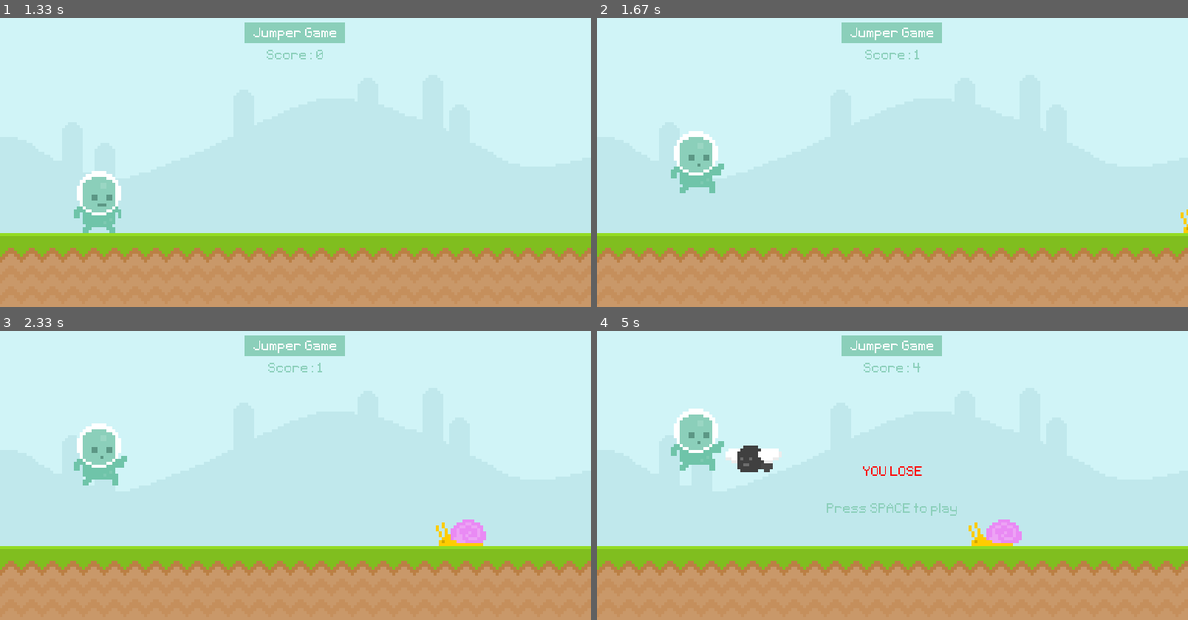
Above: before the commit, frames 1-4 (two rows, left to right).
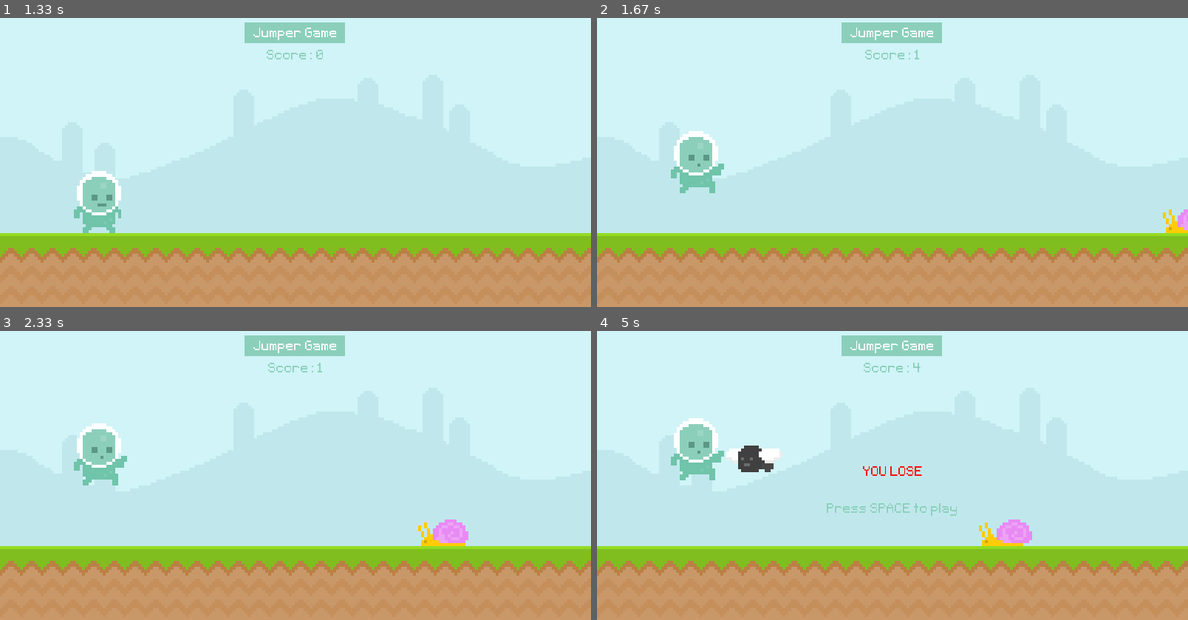
Above: after the commit, the same moments.

Repository: Louisc10/pygame
Game: pygame game, started from tutorial/FirstGame.py
Same seed, same stepped clock (60 frames per second), same inputs: the game is played once before the commit and once after it.
Inputs:
- Up to frame 1 (1.33 s): tap Space at 0.33, 1.23 s
- Up to frame 2 (1.67 s): tap Space at 1.53 s
- Up to frame 3 (2.33 s): tap Space at 2.23 s
- Up to frame 4 (5 s): tap Space at 2.53, 2.8, 3.57, 3.97, 4.27, 4.63 s

Frame 1 is identical in both runs. In frame 2, 0.2% of the frame differs, in the area x 95-100%, y 66-75%; in frame 3, 0.7%; in frame 4, 1.7%, in the area x 12-74%, y 26-75%.

Commit message:
feat: add music to the game and add more background

Diff:
--- a/tutorial/FirstGame.py
+++ b/tutorial/FirstGame.py
@@ -4,6 +4,8 @@
 
 SCREEN_WIDTH = 800
 SCREEN_HEIGHT = 400
+SKY_WIDTH = 800
+SKY_HEIGHT = 300
 GROUND_POS_Y = 300
 FLY_POS_Y = 200
 PLAYER_POS_X = 100
@@ -12,6 +14,7 @@
 GRAVITY = 0.3
 JUMP_HEIGHT = 30
 PRIMARY_COLOR = '#8bcfba'
+LEVEL_CHANGE = 100
 
 class Player(pygame.sprite.Sprite):
     def __init__(self):
@@ -26,11 +29,15 @@
         self.rect = self.image.get_rect(bottomleft = (PLAYER_POS_X, GROUND_POS_Y))
         self.gravity = 0
 
+        self.jump_sound = pygame.mixer.Sound('./tutorial/assets/audios/jump.mp3')
+        self.jump_sound.set_volume(0.2)
+
     def player_input(self):
         keys = pygame.key.get_pressed()
         if keys[pygame.K_SPACE] and self.rect.bottom == GROUND_POS_Y:
             print('jump')
             self.gravity -= GRAVITY * JUMP_HEIGHT
+            self.jump_sound.play()
 
     def apply_gravity(self):
         self.gravity += GRAVITY
@@ -74,7 +81,7 @@
         self.index = 0
         self.type = type
         self.image = self.frame[self.index]
-        self.rect = self.image.get_rect(bottomleft = (randint(SCREEN_WIDTH, SCREEN_WIDTH+200), pos_y))
+        self.rect = self.image.get_rect(bottomleft = (randint(SCREEN_WIDTH, SCREEN_WIDTH+150), pos_y))
 
     def movement(self):
         self.rect.x -= OBSTACLE_SPEED
@@ -94,13 +101,50 @@
         if(self.rect.right < 0):
             self.kill()
 
+class Sky (pygame.sprite.Sprite):
+    def __init__(self):
+        super().__init__()
+        sky1_surface = pygame.image.load('./tutorial/assets/images/sky_1.png').convert()
+        sky2_surface = pygame.image.load('./tutorial/assets/images/sky_2.png').convert()
+        sky3_surface = pygame.image.load('./tutorial/assets/images/sky_3.png').convert()
+        self.frame = [sky1_surface, sky2_surface, sky3_surface]
+        self.index = 0
+        self.image = self.frame[self.index]
+        self.image = pygame.transform.scale(self.image, (SKY_WIDTH,SKY_HEIGHT))
+        self.rect = self.image.get_rect(topleft = (0,0))
+
+    def change_bg(self, state):
+        self.index = state
+        self.image = self.frame[self.index]
+        self.image = pygame.transform.scale(self.image, (SKY_WIDTH,SKY_HEIGHT))
+
+class SoundManager():
+    def __init__(self):
+        pygame.mixer.init()
+        self.musics = {
+            'start' : pygame.mixer.Sound('./tutorial/assets/audios/title.wav'),
+            'level1' : pygame.mixer.Sound('./tutorial/assets/audios/level1.wav'),
+            'level2' : pygame.mixer.Sound('./tutorial/assets/audios/level2.wav'),
+            'level3' : pygame.mixer.Sound('./tutorial/assets/audios/level3.wav'),
+            'ending' : pygame.mixer.Sound('./tutorial/assets/audios/ending.wav'),
+        }
+
+    def play_music(self, music_name):
+        self.musics[music_name].set_volume(0.1)
+        self.musics[music_name].play(loops=-1)
+
+    def stop_all_music(self):
+        for music in self.musics:
+            self.musics[music].stop()
 
 def init():
-    screen.blit(sky_surface, (0,0))
+    sky.draw(screen)
     screen.blit(ground_surface, (0,GROUND_POS_Y))
     pygame.draw.rect(screen, '#8bcfba', title_background_rect)
     screen.blit(title_text, title_rect)
     screen.blit(start_text, start_rect)
+    sound_manager.stop_all_music()
+    sound_manager.play_music('start')
 
 def display_score():
     global screen, start_time
@@ -110,6 +154,28 @@
     screen.blit(score_text, score_rect)
     return current_time
 
+def change_bg():
+    global current_time, prev_time
+    if prev_time != current_time:
+        print(current_time, prev_time)
+        if current_time % LEVEL_CHANGE == 0:
+            state = int((current_time/LEVEL_CHANGE) % len(sky.sprite.frame))
+            print(f"change background { state }")
+            sky.sprite.change_bg(state)
+            prev_time = current_time
+            sound_manager.stop_all_music()
+
+            track = ''
+            match state:
+                case 0:
+                    track = 'level1'
+                case 1:
+                    track = 'level2'
+                case 2:
+                    track = 'level3'
+            sound_manager.play_music(track)
+
+
 def sprite_collision():
     game_active = True
     if pygame.sprite.spritecollide(player.sprite, obstacles, False):
@@ -117,12 +183,18 @@
         game_active = False
         screen.blit(lose_text, lose_rect)
         screen.blit(start_text, start_rect)
+
+        sound_manager.stop_all_music()
+        sound_manager.play_music('ending')
     return game_active
+
 
 pygame.init()
 screen = pygame.display.set_mode((SCREEN_WIDTH, SCREEN_HEIGHT))
 pygame.display.set_caption(GAME_NAME)
 game_active = False
+prev_time = current_time = 0
+sound_manager = SoundManager()
 
 clock = pygame.time.Clock()
 font = pygame.font.Font('./tutorial/assets/fonts/Pixeltype.ttf', 30)
@@ -138,11 +210,13 @@
 lose_text = font.render('YOU LOSE', True, 'RED')
 lose_rect = lose_text.get_rect(center = (SCREEN_WIDTH/2, SCREEN_HEIGHT/2))
 
-sky_surface = pygame.image.load('./tutorial/assets/images/sky.png').convert()
 ground_surface = pygame.image.load('./tutorial/assets/images/ground.png').convert()
 
 player = pygame.sprite.GroupSingle()
 player.add(Player())
+
+sky = pygame.sprite.GroupSingle()
+sky.add(Sky())
 
 obstacles = pygame.sprite.Group()
 
@@ -166,15 +240,18 @@
                 start_time = pygame.time.get_ticks()
                 obstacles.empty()
                 player.sprite.reset()
-                init()
+                sound_manager.stop_all_music()
+                sound_manager.play_music('level1')
 
     if game_active == True:
-        screen.blit(sky_surface, (0,0))
+        prev_time = current_time
+        sky.draw(screen)
         screen.blit(ground_surface, (0,GROUND_POS_Y))
 
         pygame.draw.rect(screen, PRIMARY_COLOR, title_background_rect)
         screen.blit(title_text, title_rect)
-        display_score()
+        current_time = display_score()
+        change_bg()
 
         player.draw(screen)
         player.update()
Renamed: tutorial/assets/images/sky.png -> tutorial/assets/images/sky_1.png
Binary file added: tutorial/assets/images/sky_2.png
Binary file added: tutorial/assets/images/sky_3.png
